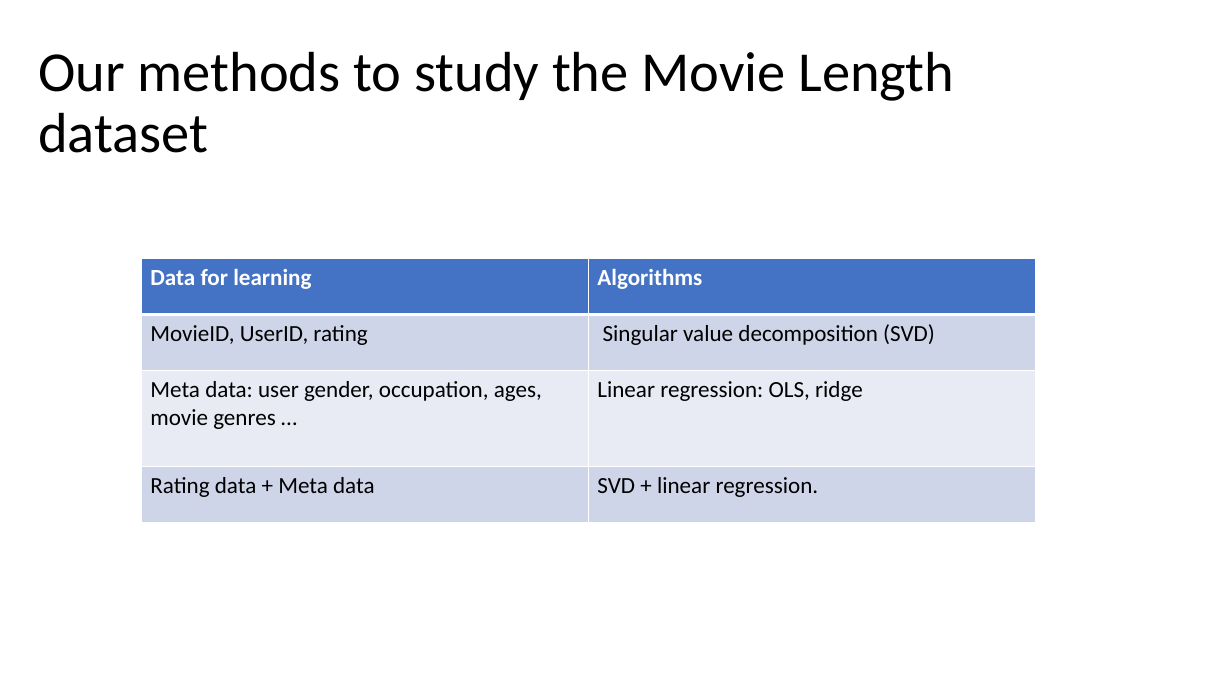
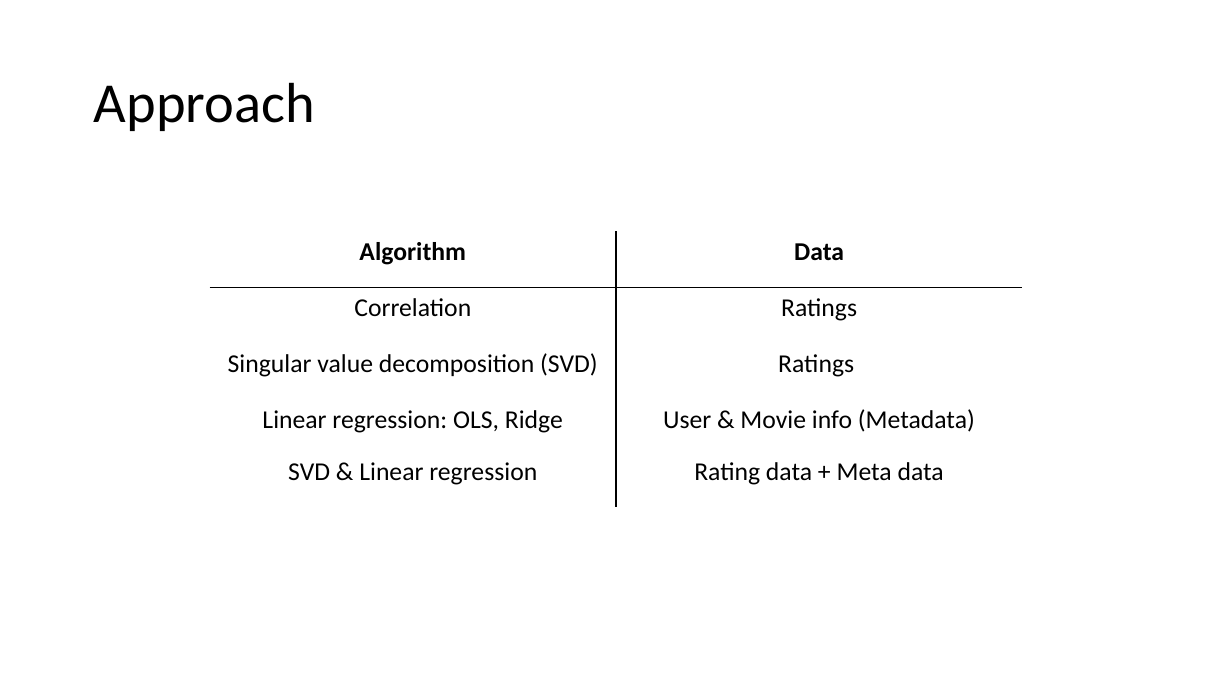
Before and after one commit to usef-kh/MovieLens-Recommendation-System, a slide deck: slide 12 of Understanding Recommendation Systems_Marco.pptx (slide 7 before the commit). Drawn at 1232x693 pixels with LibreOffice and Linux fonts; fonts in the diff are those of the drawing. Boxes give left, top, right and bottom in pixels: in the first picture for what was removed or moved away, otherwise in the second. Text is boxed around its words. In the diff, an @@ line names an element or a change of style, - is before the commit and + after.

Commit message:
updated PPT

```diff
--- a/Understanding Recommendation Systems_Marco.pptx
+++ b/Understanding Recommendation Systems_Marco.pptx
@@ text at (94, 82, 315, 131): text changed @@
-Our methods to study the Movie Length dataset
+Approach
@@ table at (210, 231, 1023, 506) @@
-row 1: Data for learning | Algorithms
-row 2: MovieID, UserID, rating | Singular value decomposition (SVD)
-row 3: Meta data: user gender, occupation, ages, movie genres … | Linear regression: OLS, ridge
-row 4: Rating data + Meta data | SVD + linear regression.
+row 1: Algorithm | Data
+row 2: Correlation | Ratings
+row 3: Singular value decomposition (SVD) | Ratings
+row 4: Linear regression: OLS, Ridge | User & Movie info (Metadata)
+row 5: SVD & Linear regression | Rating data + Meta data
@@ table: place and size @@
-table at (141, 259, 1036, 523)
+table at (210, 231, 1023, 506)
```
Also in this commit, not shown: 13 other slides changed, 6 slides added, 3 slides removed, 2 other files.
